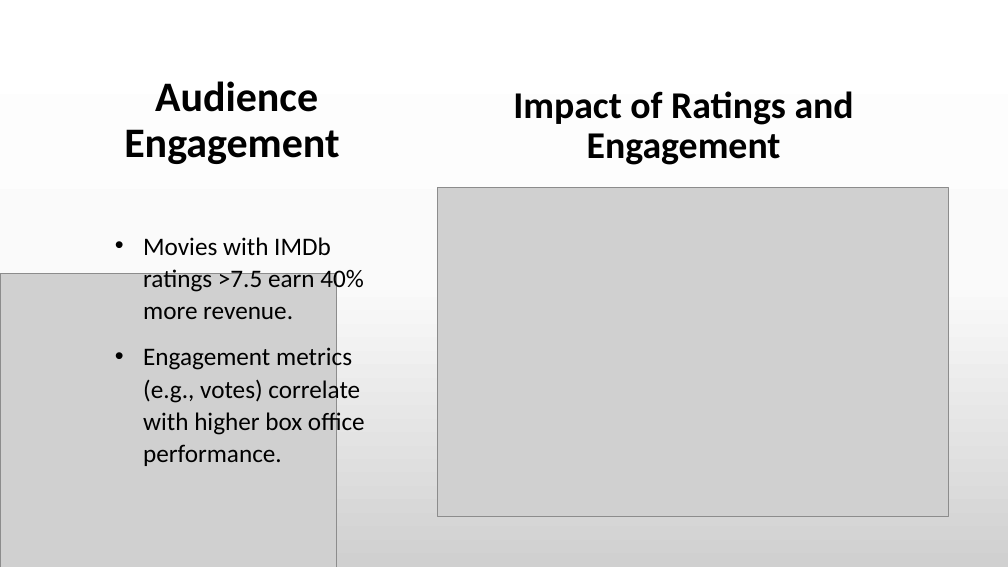
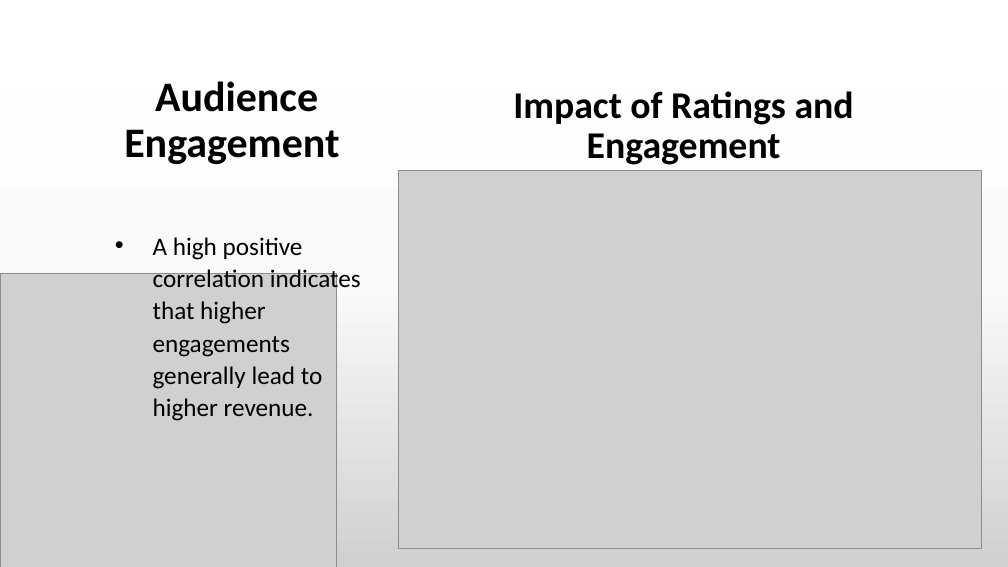
Before and after one commit to Day-hue/phase-2-project, a slide deck: slide 9 of Strategic Insights for Film Studio Success.pptm. Drawn at 1008x567 pixels with LibreOffice and Linux fonts; fonts in the diff are those of the drawing; grey boxes stand for pictures. Boxes give left, top, right and bottom in pixels: in the first picture for what was removed or moved away, otherwise in the second. Text is boxed around its words. In the diff, an @@ line names an element or a change of style, - is before the commit and + after.

Commit message:
final ppt

```diff
--- a/Strategic Insights for Film Studio Success.pptm
+++ b/Strategic Insights for Film Studio Success.pptm
@@ picture: place and size @@
-picture at (437,188,948,516)
+picture at (399,170,982,548)
@@ text at (153,237,361,421): text changed @@
-  • Movies with IMDb ratings >7.5 earn 40% more revenue.
-  • Engagement metrics (e.g., votes) correlate with higher box office performance.
+  • A high positive correlation indicates that higher engagements generally lead to higher revenue.
```
Also in this commit, not shown: 5 other slides changed, 3 other files.
